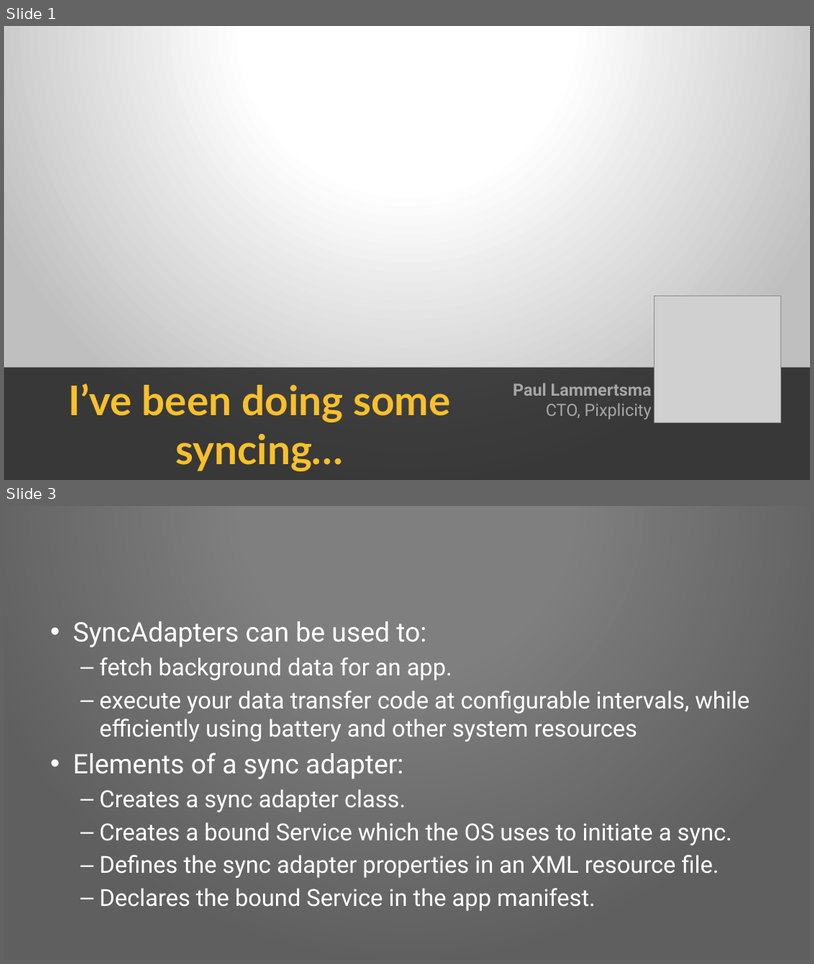
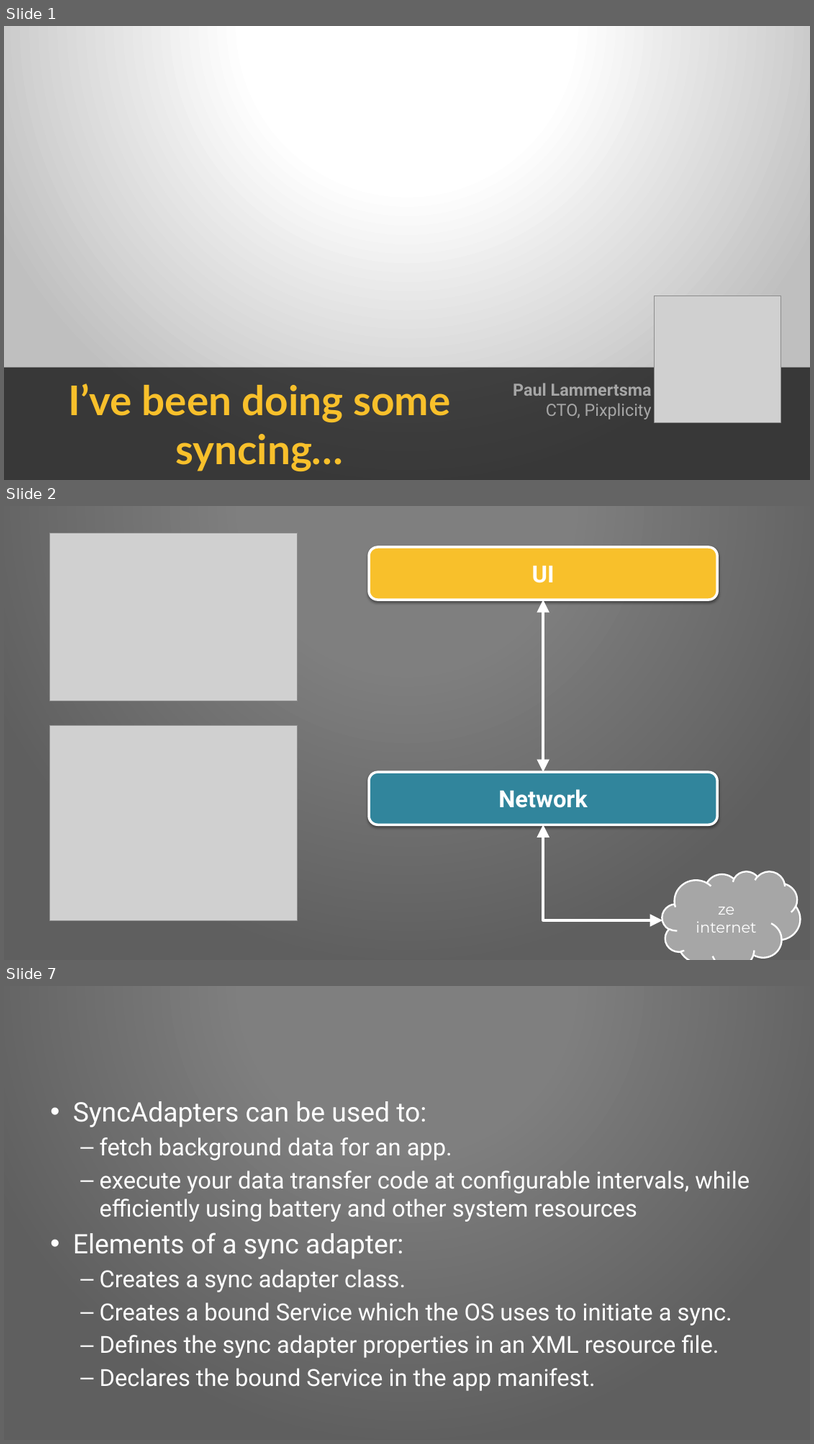
Before and after one commit to Pixplicity/sync-demo, a slide deck: I've been doing some syncing.pptx. Shown one above the other, each under a label of ours: slides 1 and 3 before the commit, slides 1, 2 and 7 after it; the slides between them are not shown. The pictures are 814x964 and 814x1444 pixels, drawn with LibreOffice and Linux fonts; fonts in the diff are those of the drawing; grey boxes stand for pictures; background and template pictures are left out. Boxes give left, top, right and bottom in pixels: in the first picture for what was removed or moved away, otherwise in the second. Text is boxed around its words. In the diff, an @@ line names an element or a change of style, - is before the commit and + after.

```diff
--- a/I've been doing some syncing.pptx
+++ b/I've been doing some syncing.pptx
@@ slide 2 added at (x1=4, y1=506, x2=810, y2=960), background picture (left out); not listed: 1 template element that a slide beside it also shows @@
@@ picture added at (x1=50, y1=533, x2=298, y2=701) @@
@@ rounded rectangle added at (x1=369, y1=547, x2=718, y2=600), fill #F8C02B, outline #FFFFFF 3 pt, 28 pt, text #FFFFFF, bold @@
+UI
@@ double arrow added from (543, 600) to (543, 772), #FFFFFF 3 pt @@
@@ picture added at (x1=50, y1=726, x2=298, y2=921) @@
@@ rounded rectangle added at (x1=369, y1=772, x2=718, y2=825), fill #31859C, outline #FFFFFF 3 pt, 28 pt, text #FFFFFF, bold @@
+Network
@@ elbow double arrow added from (543, 825) to (663, 921), #FFFFFF 3 pt @@
@@ cloud added at (x1=663, y1=871, x2=801, y2=960), fill #A6A6A6, outline #FFFFFF 2 pt, 18 pt, text #FFFFFF @@
+ze internet
@@ what was slide 3 is now slide 7 @@
```
Also in this commit, not shown: 2 slides changed, 7 other slides added.
